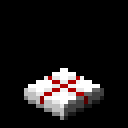
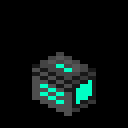
Two versions of the same layered image (128x128). Layer-by-layer changes:
added group "Ammo" with 10 layers above "LiquidContainers" over [32, 52, 96, 116]
added group "Energy" with 1 layers in group "Ammo" over [32, 52, 96, 116]
added layer "Ammo_Energy" in group "Energy" over [32, 52, 96, 116]
added group "SMGPistol" with 1 layers in group "Ammo" over [32, 56, 88, 116]
added layer "Ammo_SMGPistol" in group "SMGPistol" over [32, 56, 88, 116]
added group "Food" with 6 layers above "HealthPacks" over [36, 76, 88, 112]
added group "HealthPacks" with 6 layers above "Reference" over [24, 64, 104, 120]
added group "HealthPack_Small_Group" with 2 layers in group "HealthPacks" over [24, 64, 104, 120]
renamed "LargeHealthPack_Gtoup" to "HealthPack_Large_Group", hid the group it (2 layers), moved it into group "HealthPacks" over [24, 64, 104, 120]
renamed "LargeHealthPack" to "HealthPack_Large", painted on it over [24, 64, 104, 120]
